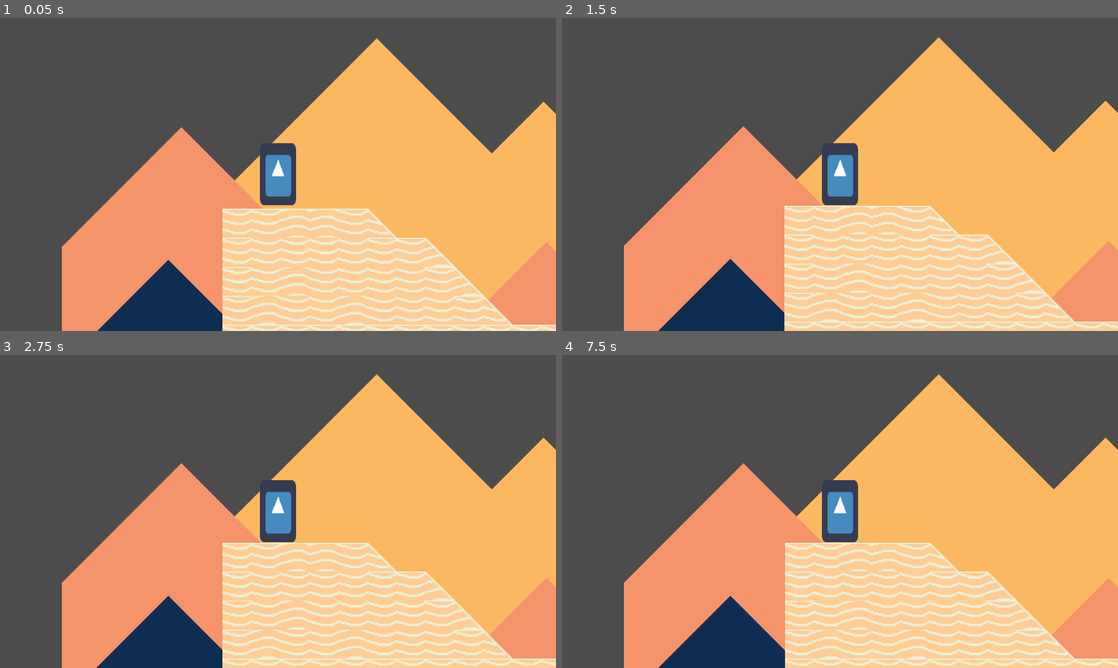
Above: before the commit, frames 1-4 (two rows, left to right).
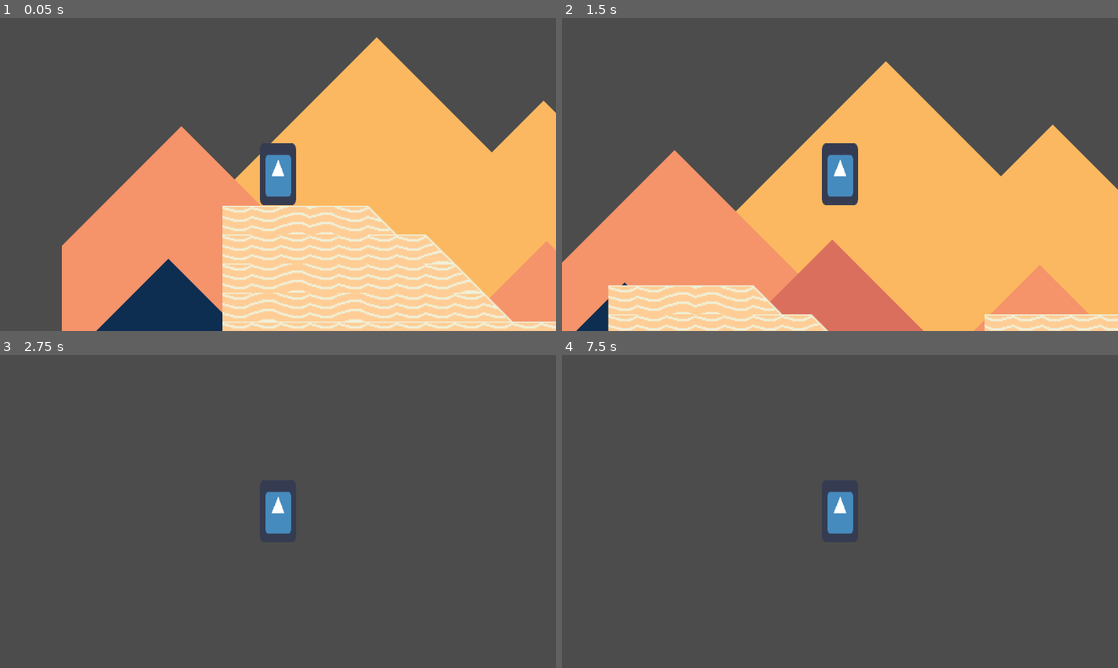
Above: after the commit, the same moments.

Repository: Streamfire/LeapDayPlatformer
Game: Godot game, scene res://internal/scenes/Main.tscn
The game is run twice, just before and just after one commit, with the same random seed, the same clock (stepped at 60 frames per second) and the same inputs. The engine's default icon, where the game draws it, is replaced by a stand-in: a white triangle on a blue panel in a dark square.
Inputs:
- Up to frame 1 (0.05 s): no input
- Up to frame 2 (1.5 s): tap Enter at 0.5 s; hold D (Move_Right) 0.53-1.28 s; hold Space (Move_Jump) 0.53-1.28 s; hold A (Move_Left) from 1.28 s (still down); tap Space (Move_Jump) at 1.35 s
- Up to frame 3 (2.75 s): tap Space (Move_Jump) at 1.52, 1.82 s; release A (Move_Left) at 2.03 s; hold D (Move_Right) from 2.03 s (still down); hold Space (Move_Jump) from 2.03 s (still down)
- Up to frame 4 (7.5 s): tap Enter at 2.75, 4.25 s; release Space (Move_Jump) at 2.78 s; tap Space (Move_Jump) at 2.85, 3.02, 3.32, 3.5, 4.35, 4.52, 4.82, 5, 5.85, 6.02, 6.32, 7.35 s; release D (Move_Right) at 3.53 s; hold Space (Move_Jump) 3.53-4.28 s; hold A (Move_Left) 3.53-5.78 s; hold Space (Move_Jump) 5.03-5.78 s; hold D (Move_Right) from 5.78 s (still down); hold Space (Move_Jump) 6.53-7.28 s

The runs differ from the first frame. In frame 1, 11% of the frame differs, in the area x 11-100%, y 6-100%; in frame 2, 39%; in frame 3, 56%; in frame 4, 56%.

Commit message:
beschissenes movement

Diff:
--- a/internal/scenes/Main.tscn
+++ b/internal/scenes/Main.tscn
@@ -1,12 +1,19 @@
-[gd_scene load_steps=3 format=2]
+[gd_scene load_steps=4 format=2]
 
 [ext_resource path="res://internal/scenes/Level.tscn" type="PackedScene" id=1]
 [ext_resource path="res://internal/scenes/Player.tscn" type="PackedScene" id=2]
+[ext_resource path="res://internal/scripts/PlayerController.gd" type="Script" id=3]
 
 [node name="Main" type="Node2D"]
 
-[node name="Player" parent="." instance=ExtResource( 2 )]
+[node name="Player" type="RigidBody2D" parent="." instance=ExtResource( 2 )]
 position = Vector2( 47.7776, 920.285 )
+script = ExtResource( 3 )
+moveForce = 5000.0
+maxSpeed = 500.0
+maxFallSpeed = 4800.0
+jumpForce = 2000.0
+gravity = 9800.0
 
 [node name="Camera2D" type="Camera2D" parent="Player"]
 current = true
--- a/internal/scenes/Player.tscn
+++ b/internal/scenes/Player.tscn
@@ -3,10 +3,11 @@
 [ext_resource path="res://internal/scripts/PlayerController.gd" type="Script" id=1]
 [ext_resource path="res://icon.png" type="Texture" id=2]
 
-[sub_resource type="RectangleShape2D" id=1]
-extents = Vector2( 15.5314, 27.0711 )
+[sub_resource type="CapsuleShape2D" id=1]
+radius = 15.1663
+height = 25.1559
 
-[node name="Player" type="RigidBody2D"]
+[node name="Player" type="KinematicBody2D"]
 script = ExtResource( 1 )
 
 [node name="PlayerAnimator" type="AnimationPlayer" parent="."]
@@ -17,4 +18,5 @@
 texture = ExtResource( 2 )
 
 [node name="CollisionShape2D" type="CollisionShape2D" parent="."]
+position = Vector2( 0, -0.971937 )
 shape = SubResource( 1 )
--- a/internal/scripts/PlayerController.gd
+++ b/internal/scripts/PlayerController.gd
@@ -1,27 +1,76 @@
-extends RigidBody2D
+extends KinematicBody2D
 
 export(float) var moveForce = 5.0
 export(float) var maxSpeed = 5.0
-export(float) var jumpForce=20.0
+export(float) var maxFallSpeed = 5.0
+export(float) var jumpForce=2000.0
+export(float) var gravity=2000.0
+export(int) var MaxJumpCount=2
+
+const maxWalkableSlope= 60
+const slideCancelThreshold = 1.0
+
+var jump_count = 0
+var velocity = Vector2()
+var motion = Vector2()
 
 # Called when the node enters the scene tree for the first time.
 func _ready():
+	set_process_input(true)
 	Global.Playernode = self
 	pass # Replace with function body.
+
+#per event reacten is faster
+func _input(event):
+	if jump_count < MaxJumpCount and event.is_action_pressed("Move_Jump"):
+		velocity.y = -jumpForce
+		jump_count += 1
 
 
  #Called every frame. 'delta' is the elapsed time since the previous frame.
 func _physics_process(delta):
-	var movement = Vector2(0,0)
+	#direction
+	var inputDirection = 0
+	if Input.is_action_pressed("Move_Right"):
+		inputDirection= 1
+	elif Input.is_action_pressed("Move_Left"):
+		inputDirection=-1
 
-	if(Input.is_action_pressed("Move_Left")):
-		movement=Vector2(-1,0)
 
-	if(Input.is_action_pressed("Move_Right")):
-		movement=Vector2(1,0)
+	# SPEED
+	velocity.x = inputDirection * maxSpeed
+	velocity.y += gravity * delta
+	if velocity.y > maxFallSpeed:
+		velocity.y = maxFallSpeed
 
-	if(Input.is_action_just_pressed("Move_Jump")):
-		apply_impulse(Vector2(),Vector2(0,jumpForce))
+	# We move the character to see if it's colliding or not
+	motion = Vector2(velocity.x * delta, velocity.y * delta)
+	var motion_remainder = move_and_collide(motion)
 
-	add_force(Vector2(),movement.normalized()*delta*moveForce)
+	if motion_remainder:
+		var normal = motion_remainder.normal
+		# If it collides, we use the dot product to get the angle of the slope
+		var slope_angle = rad2deg(acos(normal.dot(Vector2(0, -1))))
+
+		# If the slope is < 45 deg, we landed on the ground, so we reset the jump count
+		if slope_angle < maxWalkableSlope:
+			jump_count = 0
+			# If the ground is not horizontal...
+			var motion_last = Vector2()
+			if slope_angle > 0:
+				# ...we have to revert the motion, and slide along the collider instead
+				move_and_slide(-motion)
+				velocity.y = 0.0
+				# However because of the gravity, if we don't add some kind of friction,
+				# the character will slowly move down the slope.
+				# If he moves a little bit and there's no player input,
+				# we stop him (set the motion_remainder to (0, 0))
+				if motion_remainder.travel.length() < slideCancelThreshold and velocity.x == 0:
+					motion_last = Vector2()
+				else:
+					motion_last = motion_remainder.remainder
+			# The Vector2.slide method projects the vector along the other vector rotated by 90 degrees
+			# In other words, it projects the motion on the slope, so we can move without colliding the same way
+			var final_movement = normal.slide(motion_last)
+			final_movement = move_and_slide(final_movement)
 	pass
